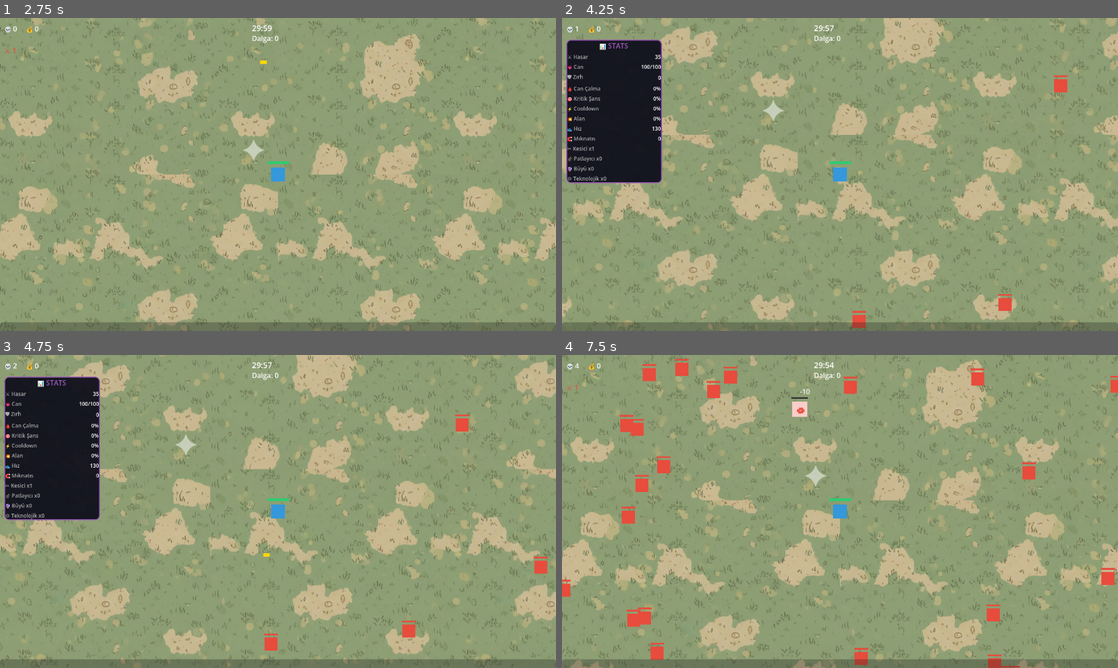
Above: before the commit, frames 1-4 (two rows, left to right).
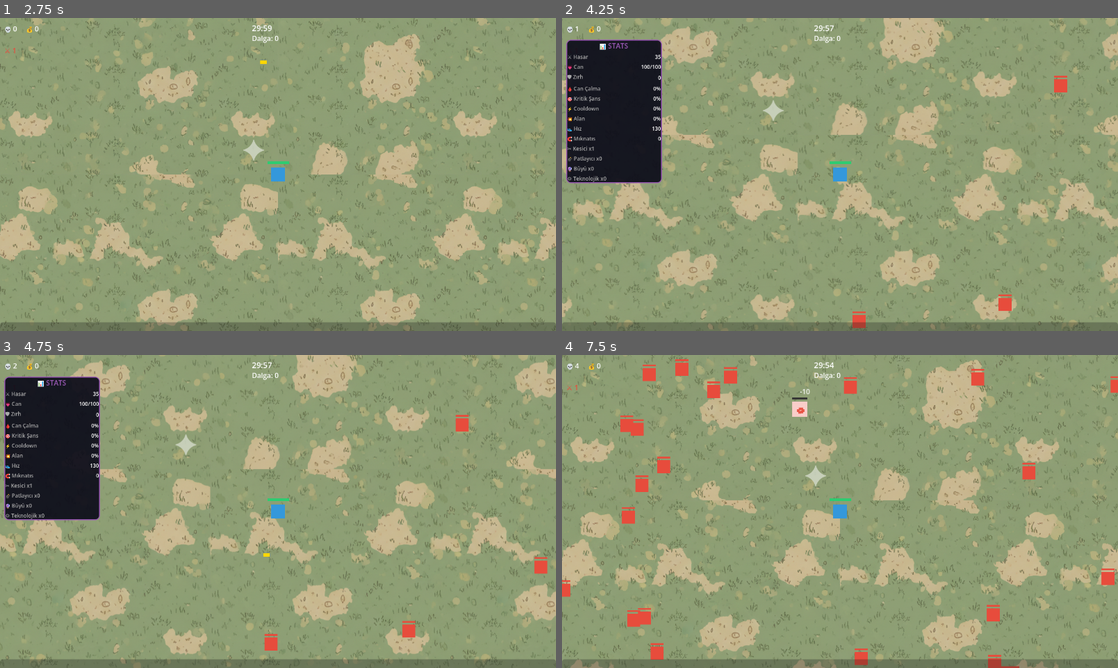
Above: after the commit, the same moments.

Repository: jegy911/survivors-clone
Game: Godot game, scene res://ui/main_menu.tscn
Two runs of this game, one before a commit and one after it. Both use one fixed random seed, a clock stepped at 60 frames per second and the inputs below. Sound files missing from this copy of the repository are replaced by a short silence.
Inputs:
- Up to frame 1 (2.75 s): click "▶ OYNA" at 0.5 s; click "Seç" at 1.25 s; click "▶ Oyna" at 2 s
- Up to frame 2 (4.25 s): tap Enter (ui_accept) at 2.75, 3.02, 3.77 s; hold Right (ui_right) 2.78-3.53 s; hold Down (ui_down) from 3.53 s (still down)
- Up to frame 3 (4.75 s): release Down (ui_down) at 4.28 s; hold Right (ui_right) from 4.28 s (still down)
- Up to frame 4 (7.5 s): release Right (ui_right) at 5.03 s; hold Up (ui_up) 5.03-5.78 s; tap Enter (ui_accept) at 5.27, 6.02, 6.77 s; hold Left (ui_left) 5.78-7.28 s; hold Down (ui_down) from 7.28 s (still down)

Frame 1 is identical in both runs. In frame 2, less than 0.1% of the frame differs, in the area x 52-91%, y 18-95%; in frame 3, less than 0.1%; in frame 4, 0.3%, in the area x 0-100%, y 1-100%.

Commit message:
Update enemy_base.gd

Diff:
--- a/enemies/enemy_base.gd
+++ b/enemies/enemy_base.gd
@@ -33,23 +33,28 @@
 	var hp_setting = SaveManager.settings.get("hp_bars", "both_on")
 	if hp_setting == "both_off" or hp_setting == "player_only":
 		return
+	var body_size = body.size if body else Vector2(32, 32)
+	var bar_x = -body_size.x / 2
+	var bar_y = -body_size.y / 2 - 8
+	var bar_width = body_size.x
 	var bar_bg = ColorRect.new()
 	bar_bg.name = "HPBarBG"
-	bar_bg.size = Vector2(32, 4)
-	bar_bg.position = Vector2(-16, -24)
+	bar_bg.size = Vector2(bar_width, 4)
+	bar_bg.position = Vector2(bar_x, bar_y)
 	bar_bg.color = Color("#333333")
 	add_child(bar_bg)
 	var bar_fill = ColorRect.new()
 	bar_fill.name = "HPBarFill"
-	bar_fill.size = Vector2(32, 4)
-	bar_fill.position = Vector2(-16, -24)
+	bar_fill.size = Vector2(bar_width, 4)
+	bar_fill.position = Vector2(bar_x, bar_y)
 	bar_fill.color = Color("#E74C3C")
 	add_child(bar_fill)
 
 func _update_hp_bar():
 	var fill = get_node_or_null("HPBarFill")
 	if fill:
-		fill.size.x = 32.0 * (float(hp) / float(max_hp))
+		var full_width = body.size.x if body else 32.0
+		fill.size.x = full_width * (float(hp) / float(max_hp))
 
 func take_damage(amount: int):
 	if is_dead:
